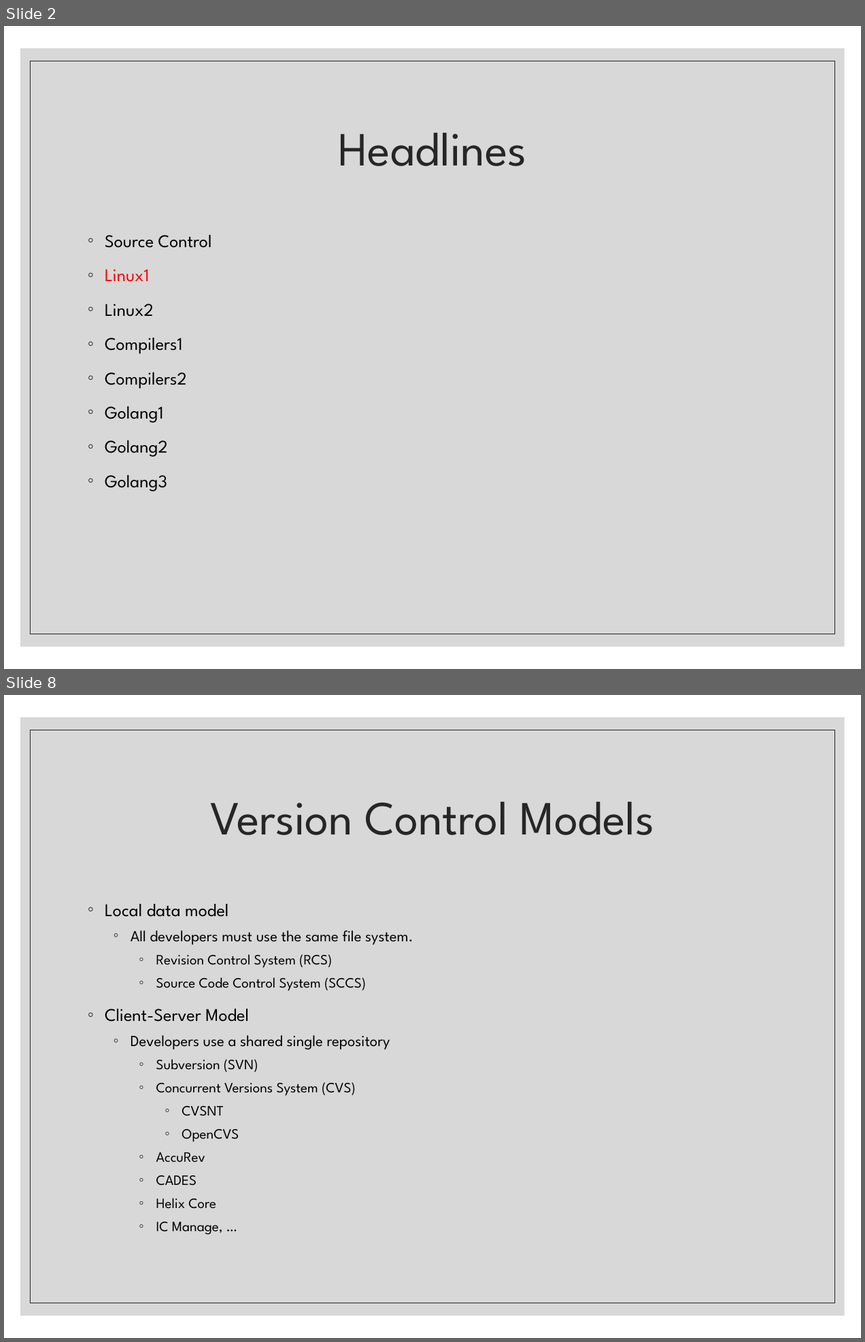
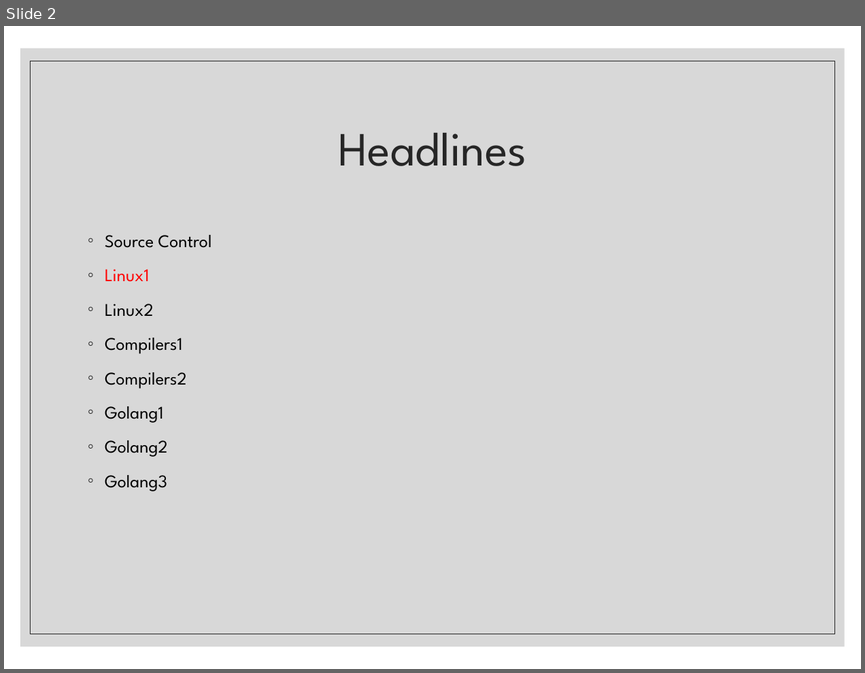
Before and after one commit to mostafa8026/ComputerProgramming-Basics, a slide deck: 02 - Linux 1.pptx. Shown one above the other, each under a label of ours: slides 2 and 8 before the commit, slide 2 after it; the slides between them are not shown. The pictures are 865x1342 and 865x673 pixels, drawn with LibreOffice and Linux fonts; fonts in the diff are those of the drawing. Boxes give left, top, right and bottom in pixels: in the first picture for what was removed or moved away, otherwise in the second. Text is boxed around its words. In the diff, an @@ line names an element or a change of style, - is before the commit and + after.

```diff
--- a/02 - Linux 1.pptx
+++ b/02 - Linux 1.pptx
@@ slide 8 removed at (4,695,861,1338), background #FFFFFF; not listed: 2 template elements that a slide beside it also shows @@
@@ title removed at (211,802,654,835) @@
-Version Control Models
@@ text removed at (105,904,413,1234) @@
-◦ Local data model
-  ◦ All developers must use the same file system.
-    ◦ Revision Control System (RCS)
-    ◦ Source Code Control System (SCCS)
-◦ Client-Server Model
-  ◦ Developers use a shared single repository
-    ◦ Subversion (SVN)
-    ◦ Concurrent Versions System (CVS)
-      ◦ CVSNT
-      ◦ OpenCVS
-    ◦ AccuRev
-    ◦ CADES
-    ◦ Helix Core
-    ◦ IC Manage, …
```
Also in this commit, not shown: 1 slide changed, 9 other slides removed, 1 other file.
